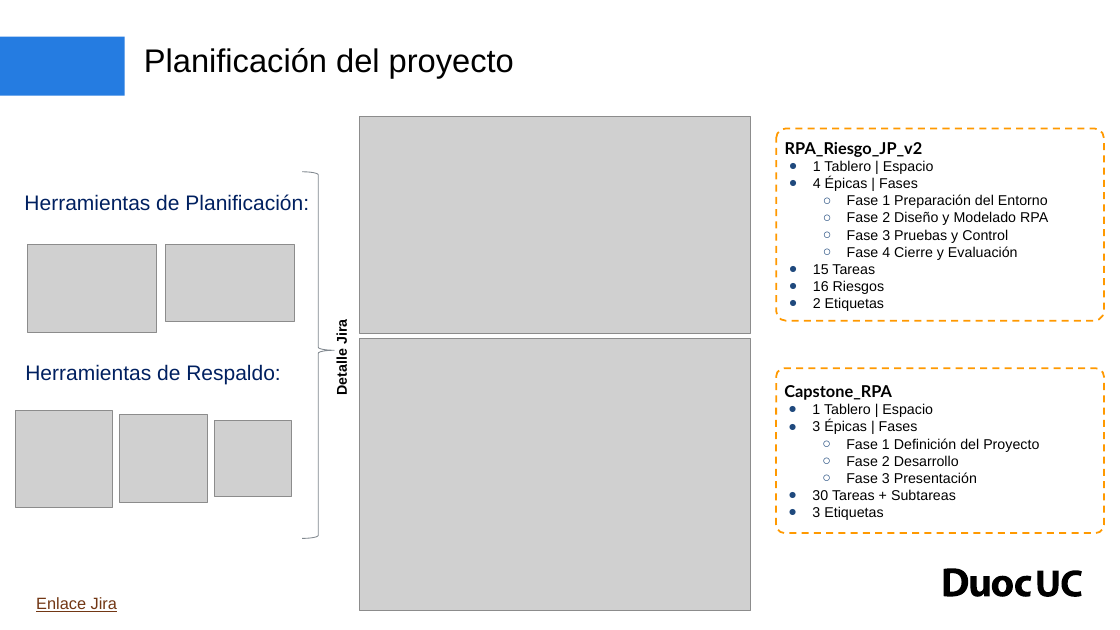
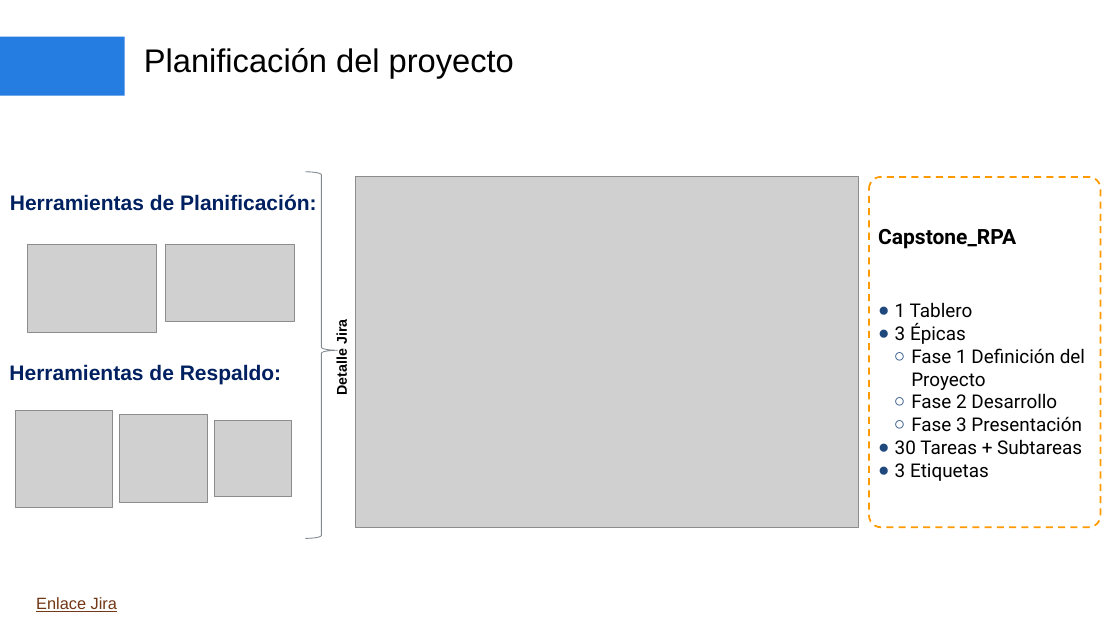
Before and after one commit to JoselynPinoDiaz/SB_Mallen_002D_RPA, a slide deck: slide 12 of Fase 1/Evidencias Grupales/Presentación Proyecto 01.pptx. Drawn at 1120x630 pixels with LibreOffice and Linux fonts; fonts in the diff are those of the drawing; grey boxes stand for pictures; background and template pictures are left out. Boxes give left, top, right and bottom in pixels: in the first picture for what was removed or moved away, otherwise in the second. Text is boxed around its words. In the diff, an @@ line names an element or a change of style, - is before the commit and + after.

```diff
--- a/Fase 1/Evidencias Grupales/Presentación Proyecto 01.pptx
+++ b/Fase 1/Evidencias Grupales/Presentación Proyecto 01.pptx
@@ picture removed at [360,116,750,333] @@
@@ rounded rectangle removed at [776,129,1104,321] @@
-RPA_Riesgo_JP_v2
-● 1 Tablero | Espacio
-● 4 Épicas | Fases
-  ○ Fase 1 Preparación del Entorno
-  ○ Fase 2 Diseño y Modelado RPA
-  ○ Fase 3 Pruebas y Control
-  ○ Fase 4 Cierre y Evaluación
-● 15 Tareas
-● 16 Riesgos
-● 2 Etiquetas
@@ right brace: place and size @@
-right brace at [302,171,334,538]
+right brace at [306,171,338,538]
@@ picture: place and size @@
-picture at [360,339,750,611]
+picture at [355,177,858,528]
@@ rounded rectangle "Capstone_RPA": place and size @@
-rounded rectangle "Capstone_RPA" at [776,368,1104,533]
+rounded rectangle "Capstone_RPA" at [870,177,1101,528]
@@ text "Herramientas de Planificación:" at [10,194,316,211]: bold on @@
@@ text "Herramientas de Planificación:": place and size @@
-text "Herramientas de Planificación:" at [24,194,309,211]
+text "Herramientas de Planificación:" at [10,194,316,211]
@@ text in rounded rectangle at [878,229,1085,481]: size 14 to 18 pt, font Lato to Roboto in "Capstone_RPA"; size 12.3 to 16.3 pt, font Arial to Roboto in "Fase 1 Definición del Proyecto", "Fase 2 Desarrollo", "Fase 3 Presentación", "30 Tareas + Subtareas" and 1 more places; indent changed @@
@@ text in rounded rectangle at [895,302,973,344]: text changed; size 12.3 to 16.3 pt; font Arial to Roboto @@
-● 1 Tablero | Espacio
-● 3 Épicas | Fases
+● 1 Tablero
+● 3 Épicas
@@ text "Herramientas de Respaldo:": place and size @@
-text "Herramientas de Respaldo:" at [25,364,280,384]
+text "Herramientas de Respaldo:" at [9,364,281,384]
@@ text "Herramientas de Respaldo:" at [9,364,281,384]: bold on @@
@@ freeform shape removed at [944,569,1032,597] @@
@@ freeform shape removed at [1038,571,1059,597] @@
@@ freeform shape removed at [1062,571,1082,597] @@
```
Also in this commit, not shown: 18 other slides changed.
